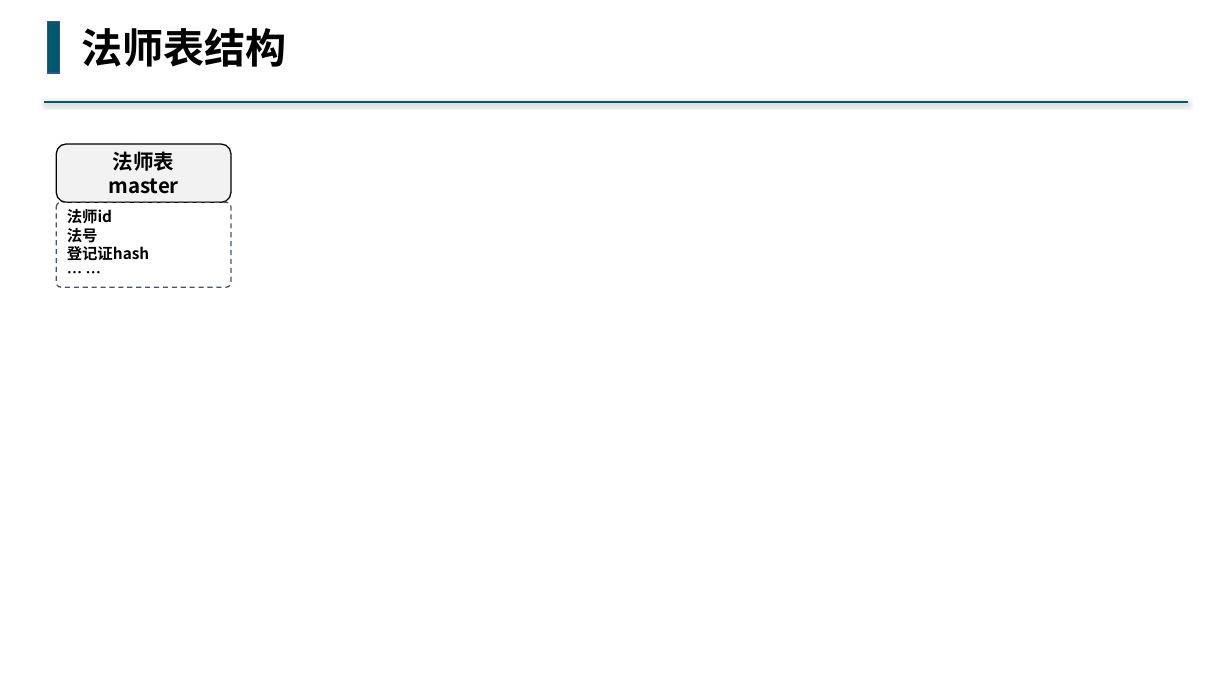
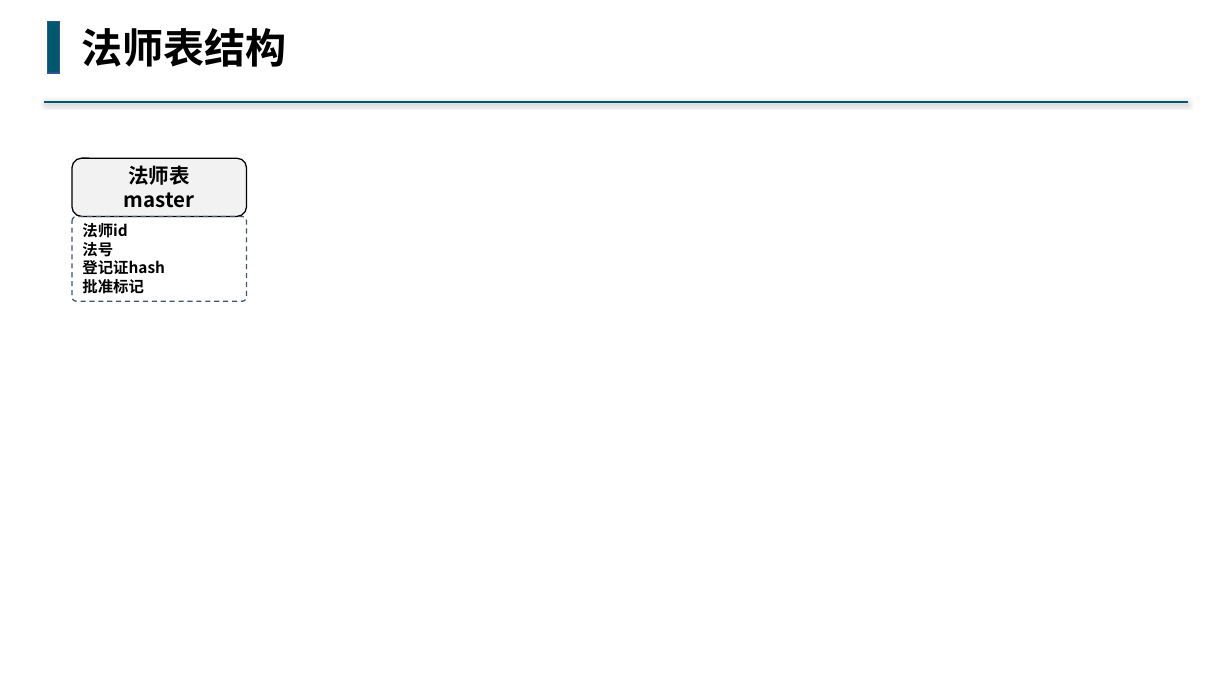
Before and after one commit to buddhachain/buddhaContract, a slide deck: slide 7 of doc/03.角色.pptx. Drawn at 1232x693 pixels with LibreOffice and Linux fonts; fonts in the diff are those of the drawing. Boxes give left, top, right and bottom in pixels: in the first picture for what was removed or moved away, otherwise in the second. Text is boxed around its words. In the diff, an @@ line names an element or a change of style, - is before the commit and + after.

```diff
--- a/doc/03.角色.pptx
+++ b/doc/03.角色.pptx
@@ rounded rectangle "法师表": place and size @@
-rounded rectangle "法师表" at (56,144,231,202)
+rounded rectangle "法师表" at (72,158,247,216)
@@ rounded rectangle "法师id": place and size @@
-rounded rectangle "法师id" at (56,202,231,287)
+rounded rectangle "法师id" at (72,216,247,301)
@@ text in rounded rectangle at (82,279,144,294): text changed @@
-… …
+批准标记
```
Also in this commit, not shown: 3 other slides changed, 4 slides added, 8 slides removed, 3 other files.
